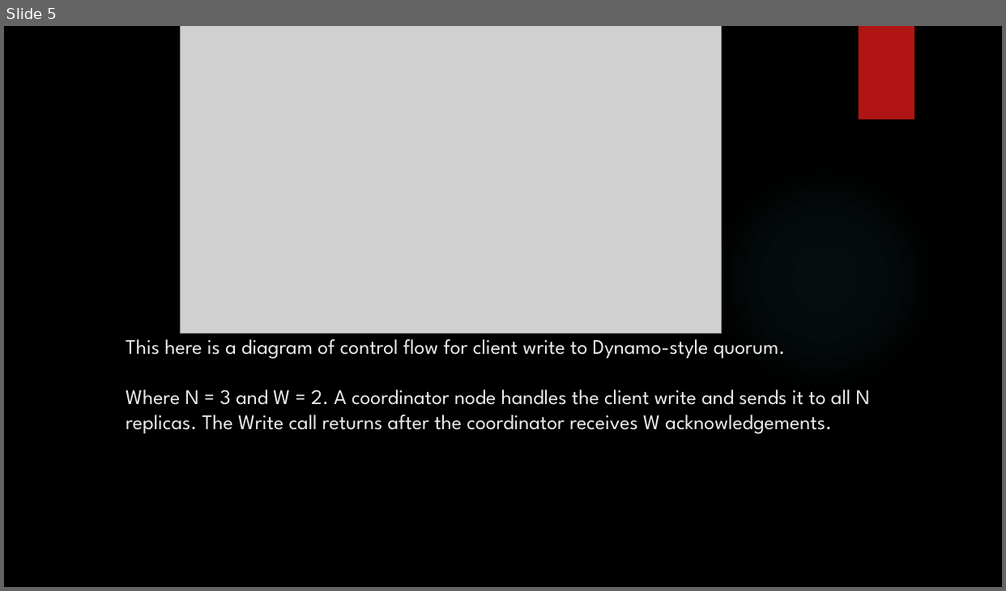
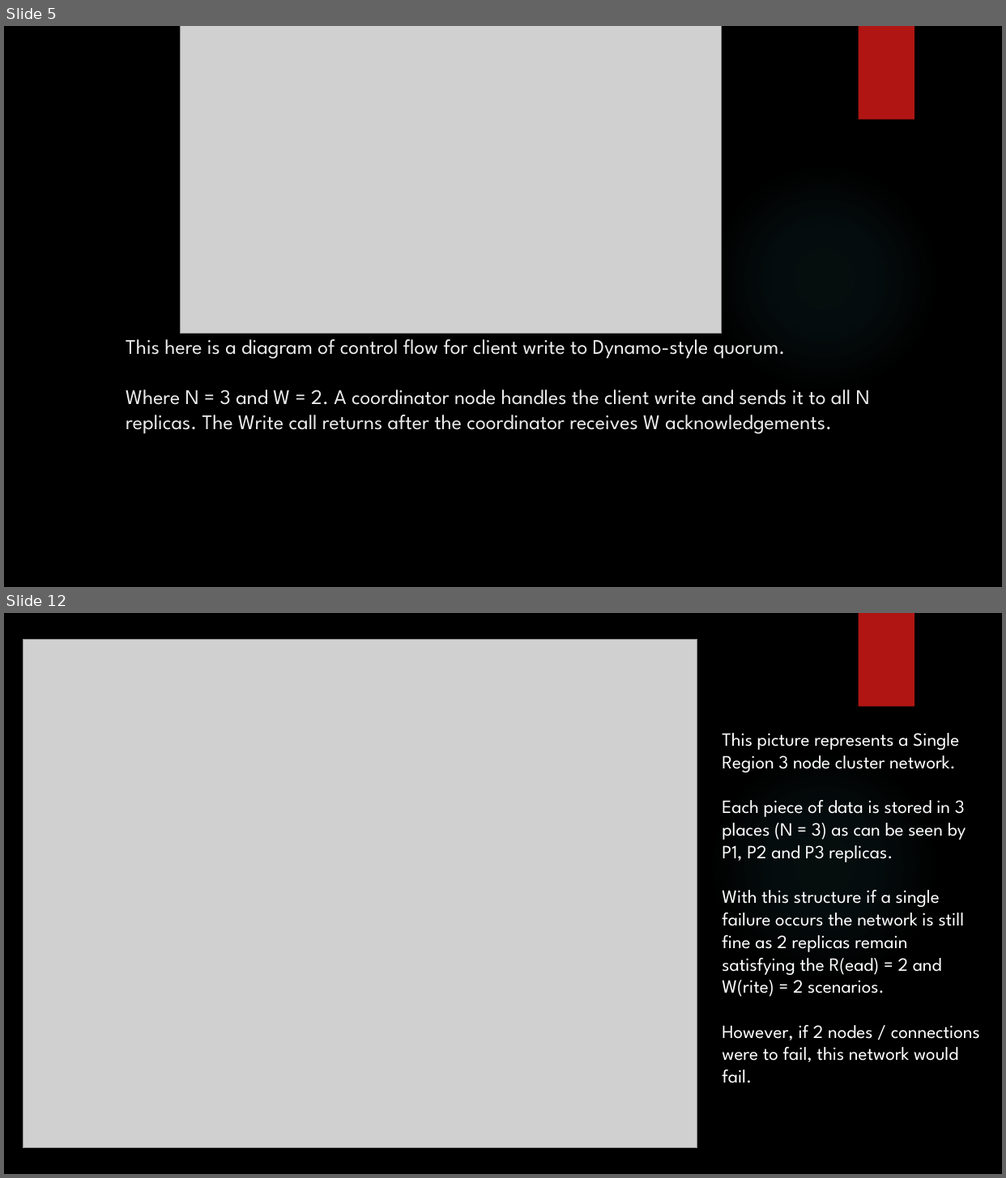
Before and after one commit to MaxWOU/cs364pptx, a slide deck: group6slidshow.pptx. Shown one above the other, each under a label of ours: slide 5 before the commit, slides 5 and 12 after it; the slides between them are not shown. The pictures are 1006x591 and 1006x1178 pixels, drawn with LibreOffice and Linux fonts; fonts in the diff are those of the drawing; grey boxes stand for pictures; background and template pictures are left out. Boxes give left, top, right and bottom in pixels: in the first picture for what was removed or moved away, otherwise in the second. Text is boxed around its words. In the diff, an @@ line names an element or a change of style, - is before the commit and + after.

```diff
--- a/group6slidshow.pptx
+++ b/group6slidshow.pptx
@@ slide 12 added at box(4, 613, 1002, 1174), background picture (left out); not listed: 2 template elements that a slide beside it also shows @@
@@ picture added at box(23, 639, 697, 1148) @@
@@ text added at box(722, 733, 980, 1084), 18 pt, text #FFFFFF @@
+This picture represents a Single Region 3 node cluster network.
+Each piece of data is stored in 3 places (N = 3) as can be seen by P1, P2 and P3 replicas.
+With this structure if a single failure occurs the network is still fine as 2 replicas remain satisfying the R(ead) = 2 and W(rite) = 2 scenarios.
+However, if 2 nodes / connections were to fail, this network would fail.
```
Also in this commit, not shown: 2 slides changed, 5 other slides added.
